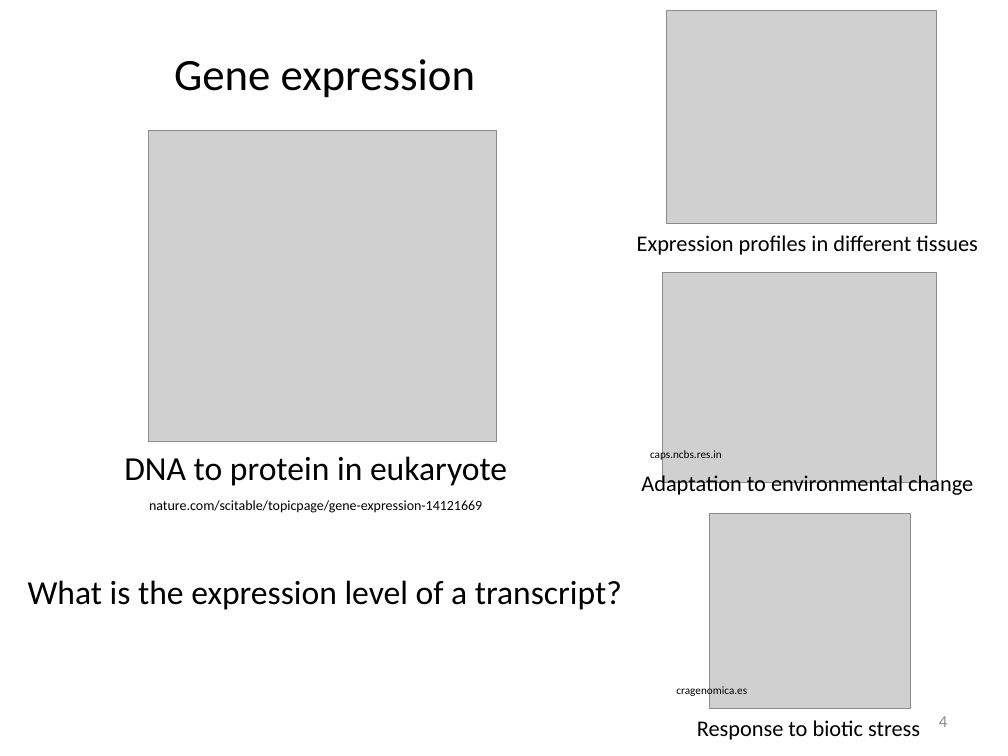
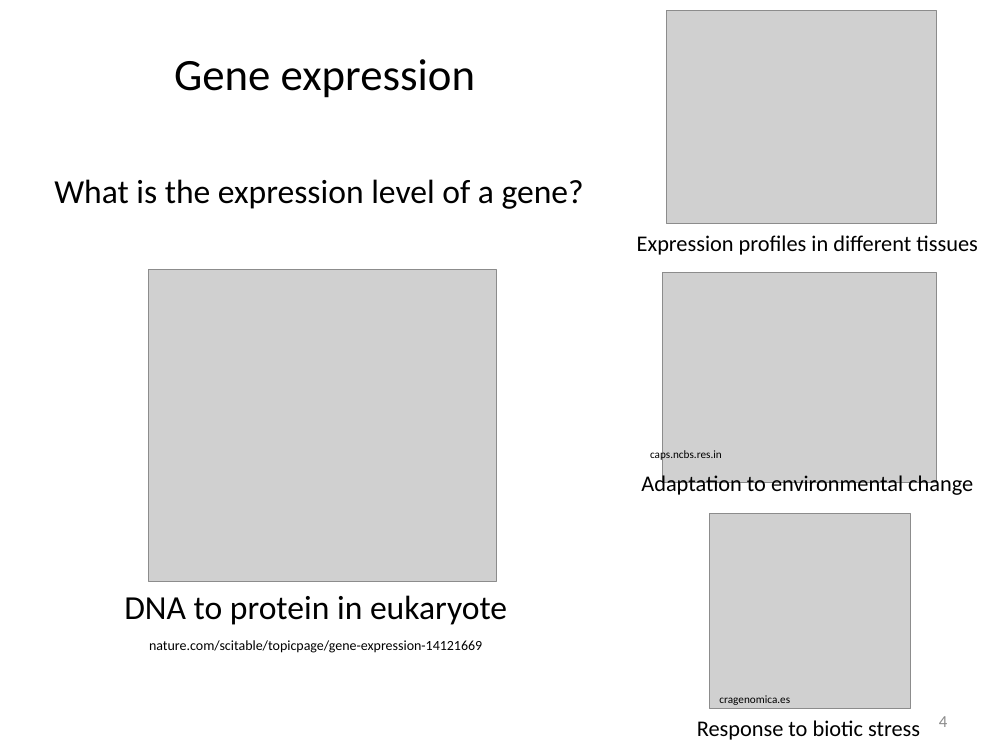
Before and after one commit to liu3zhenlab/teaching, a slide deck: slide 4 of RNA-Seq-Workshop/2022/lecture/IGF2022workshop_DE-lecture.pptx. Drawn at 1008x756 pixels with LibreOffice and Linux fonts; fonts in the diff are those of the drawing; grey boxes stand for pictures. Boxes give left, top, right and bottom in pixels: in the first picture for what was removed or moved away, otherwise in the second. Text is boxed around its words. In the diff, an @@ line names an element or a change of style, - is before the commit and + after.

```diff
--- a/RNA-Seq-Workshop/2022/lecture/IGF2022workshop_DE-lecture.pptx
+++ b/RNA-Seq-Workshop/2022/lecture/IGF2022workshop_DE-lecture.pptx
@@ text at [54, 179, 584, 209]: text changed @@
-What is the expression level of a transcript?
+What is the expression level of a gene?
@@ 2 texts, 1 picture: place and size @@
-2 texts, 1 picture at [124, 131, 507, 513]
+2 texts, 1 picture at [124, 270, 507, 653]
@@ text "cragenomica.es": place and size @@
-text "cragenomica.es" at [676, 685, 747, 698]
+text "cragenomica.es" at [719, 695, 790, 705]
```
Also in this commit, not shown: 1 other slide changed.
